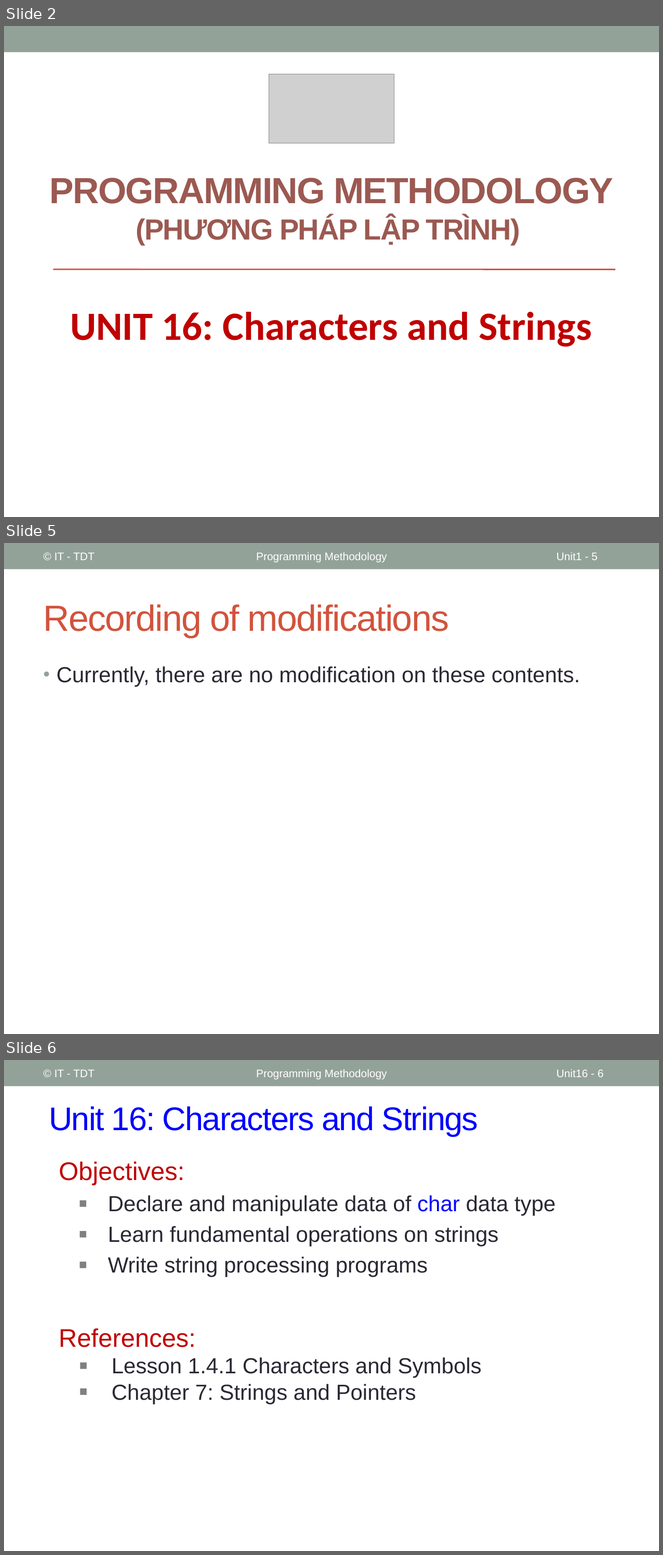
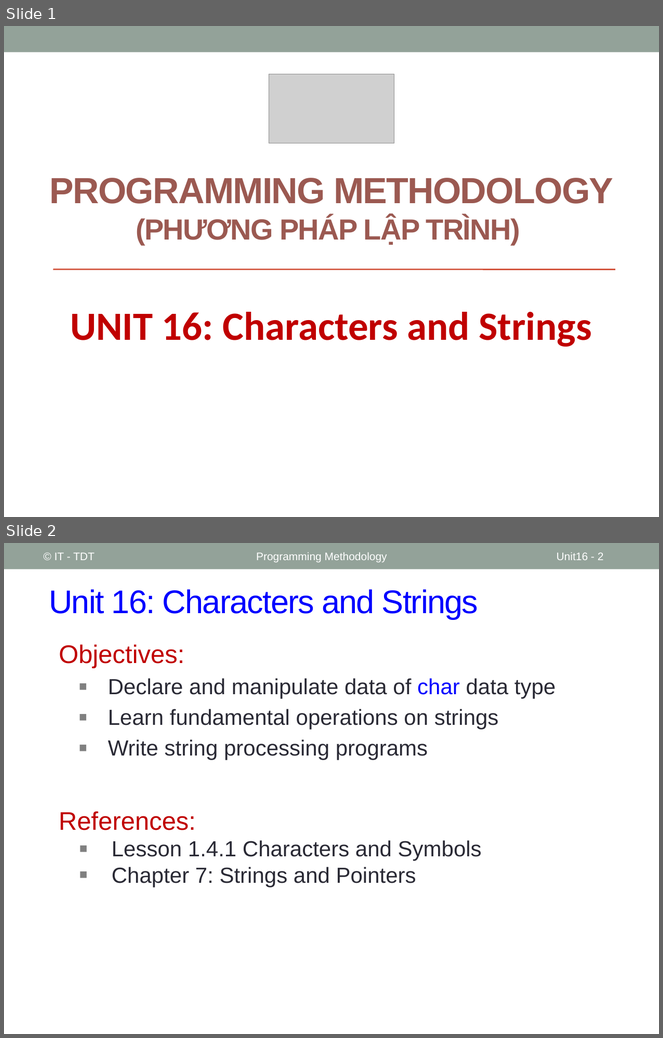
Before and after one commit to coder1097/Programming-Methodology, a slide deck: PPLT_Slides/Slides/Unit16_Characters_and_Strings.pptx. Shown one above the other, each under a label of ours: slides 2, 5 and 6 before the commit, slides 1 and 2 after it; the slides between them are not shown. The pictures are 663x1555 and 663x1038 pixels, drawn with LibreOffice and Linux fonts; fonts in the diff are those of the drawing; grey boxes stand for pictures. Boxes give left, top, right and bottom in pixels: in the first picture for what was removed or moved away, otherwise in the second. Text is boxed around its words. In the diff, an @@ line names an element or a change of style, - is before the commit and + after.

```diff
--- a/PPLT_Slides/Slides/Unit16_Characters_and_Strings.pptx
+++ b/PPLT_Slides/Slides/Unit16_Characters_and_Strings.pptx
@@ slide 5 removed at (4, 543, 659, 1034), background #FFFFFF; not listed: 1 template element that a slide beside it also shows @@
@@ text removed at (54, 552, 94, 560) @@
-© IT - TDT
@@ text removed at (256, 552, 387, 562) @@
-Programming Methodology
@@ page number removed at (557, 552, 598, 560) @@
-Unit1 - 5
@@ title removed at (44, 604, 449, 638) @@
-Recording of modifications
@@ text removed at (57, 666, 580, 687) @@
-• Currently, there are no modification on these contents.
@@ what was slide 2 is now slide 1 @@
@@ what was slide 6 is now slide 2 @@
@@ page number at (557, 552, 604, 560): text changed @@
-Unit16 - 6
+Unit16 - 2
```
Also in this commit, not shown: 4 other slides removed, 35 other files.
